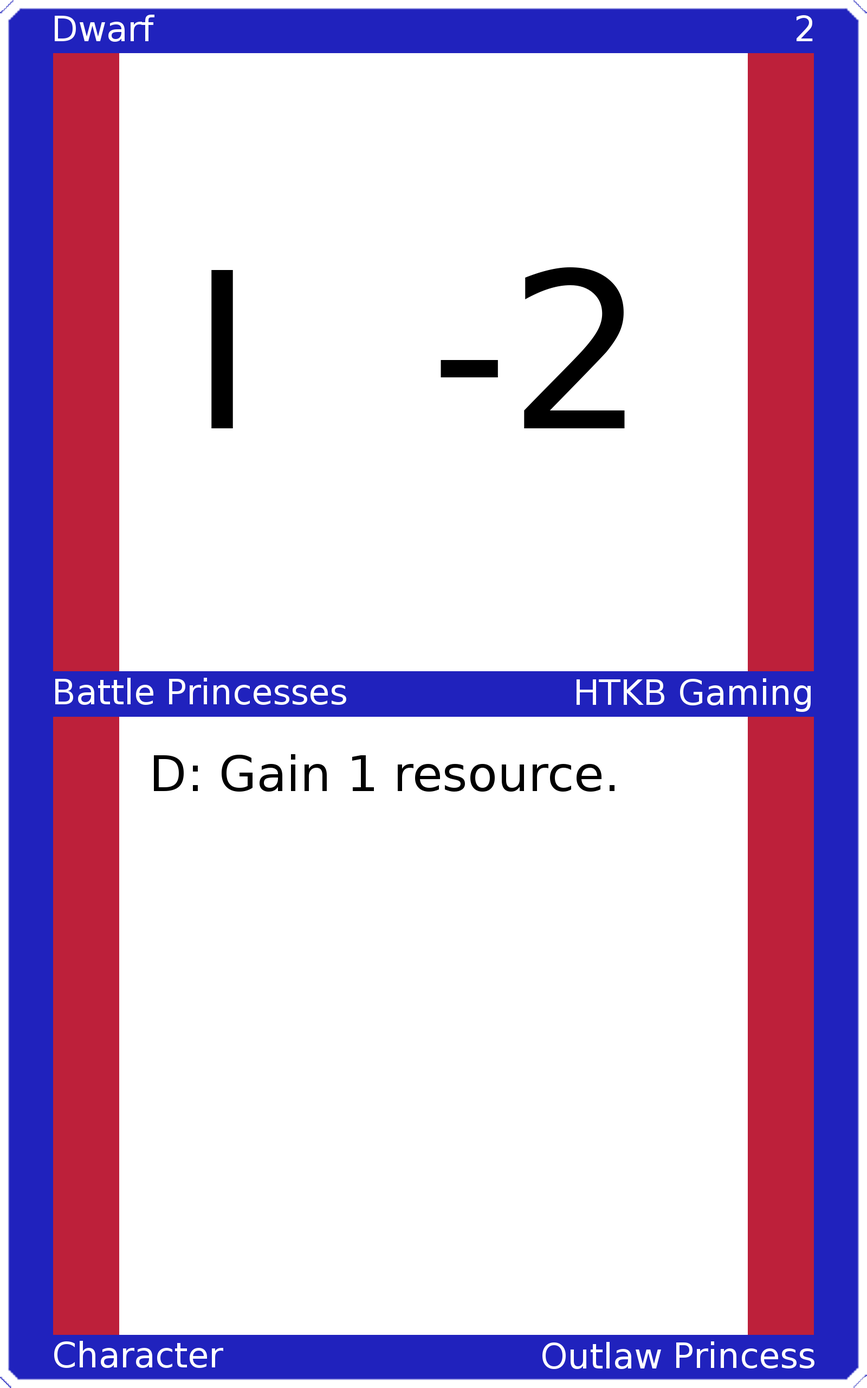
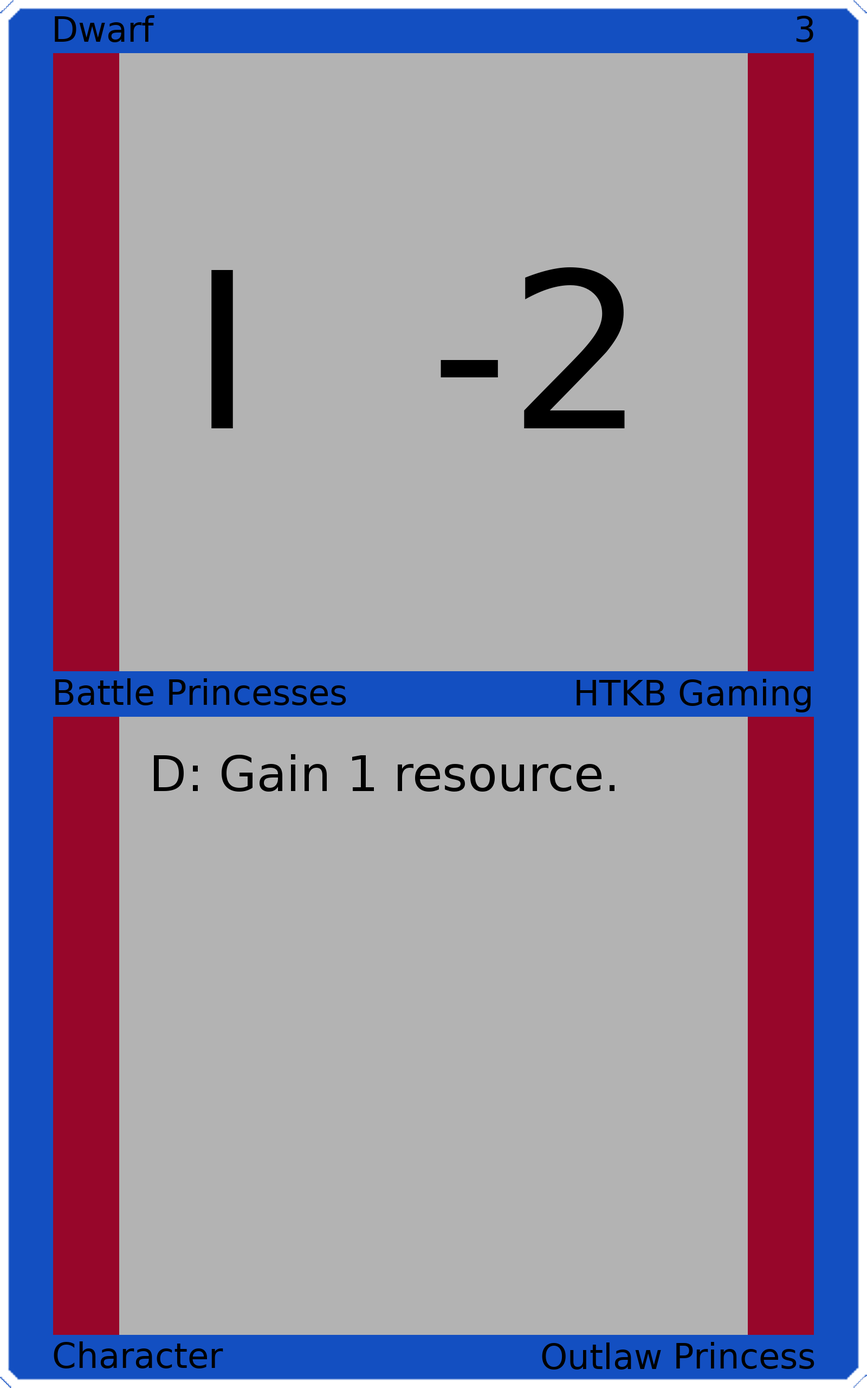
Layer changes from the first (867, 1388) image to the second:
painted on "Upper Left" over [54, 14, 155, 43]
painted on "Upper Right" over [796, 15, 814, 43]
painted on "Mid Left" over [55, 677, 347, 706]
painted on "Mid Right" over [576, 678, 811, 713]
painted on "Bottom Left" over [53, 1340, 224, 1369]
painted on "Bottom Right" over [542, 1340, 815, 1370]
painted on "Border" over [0, 0, 867, 1388]
painted on "Top Background" over [119, 52, 748, 673]
painted on "Bottom Background" over [119, 715, 748, 1336]
painted on "Background" over [35, 35, 832, 1352]
